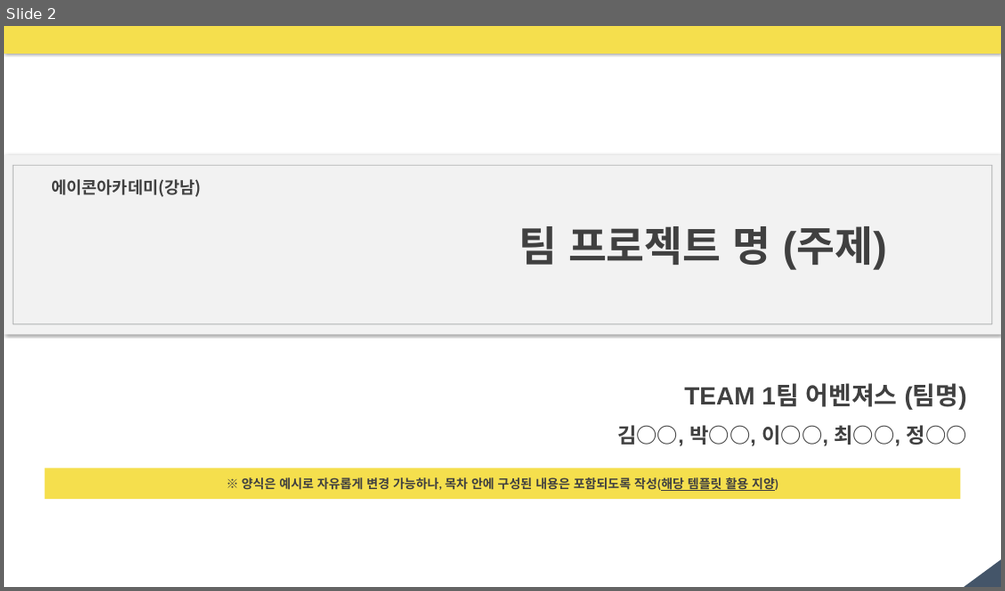
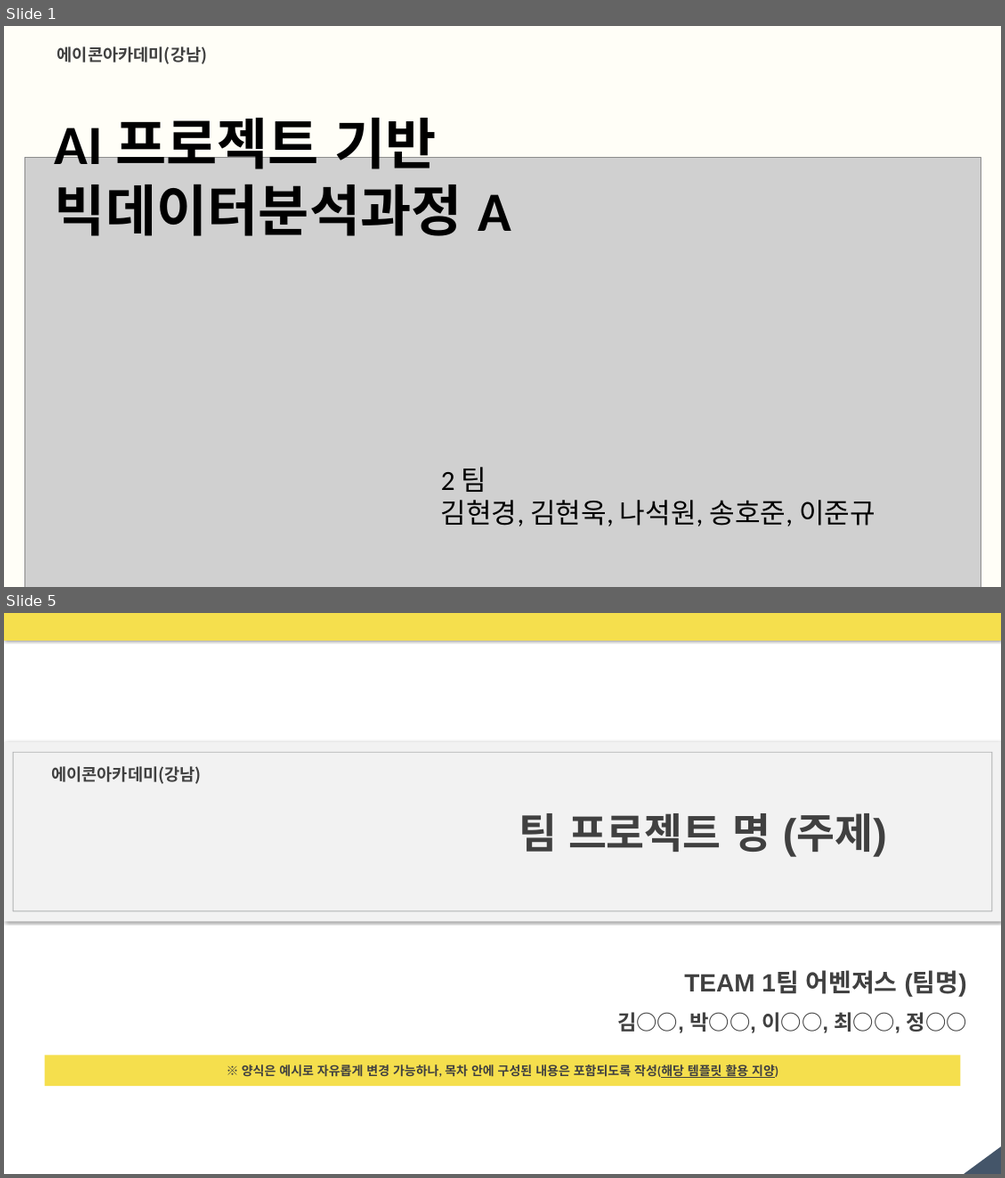
Before and after one commit to naleetwo/MidtermProject, a slide deck: PPT/2팀 중간프로젝트.pptx. Shown one above the other, each under a label of ours: slide 2 before the commit, slides 1 and 5 after it; the slides between them are not shown. The pictures are 1005x591 and 1005x1178 pixels, drawn with LibreOffice and Linux fonts; fonts in the diff are those of the drawing; grey boxes stand for pictures; background and template pictures are left out. Boxes give left, top, right and bottom in pixels: in the first picture for what was removed or moved away, otherwise in the second. Text is boxed around its words. In the diff, an @@ line names an element or a change of style, - is before the commit and + after.

Commit message:
ppt 업데이트 입니다.

```diff
--- a/PPT/2팀 중간프로젝트.pptx
+++ b/PPT/2팀 중간프로젝트.pptx
@@ slide 1 added at [4,26,1001,587], background picture (left out) @@
@@ text added at [57,46,208,64], 24 pt, text #404040, bold @@
+에이콘아카데미(강남)
@@ text added at [55,109,511,236], 80 pt, text #000000, bold @@
+AI 프로젝트 기반 빅데이터분석과정 A
@@ picture added at [24,158,980,587] @@
@@ text added at [441,467,875,526], 40 pt, text #000000 @@
+2 팀
+김현경, 김현욱, 나석원, 송호준, 이준규
@@ what was slide 2 is now slide 5 @@
```
Also in this commit, not shown: 2 slides changed, 7 other slides added, 2 slides removed.
